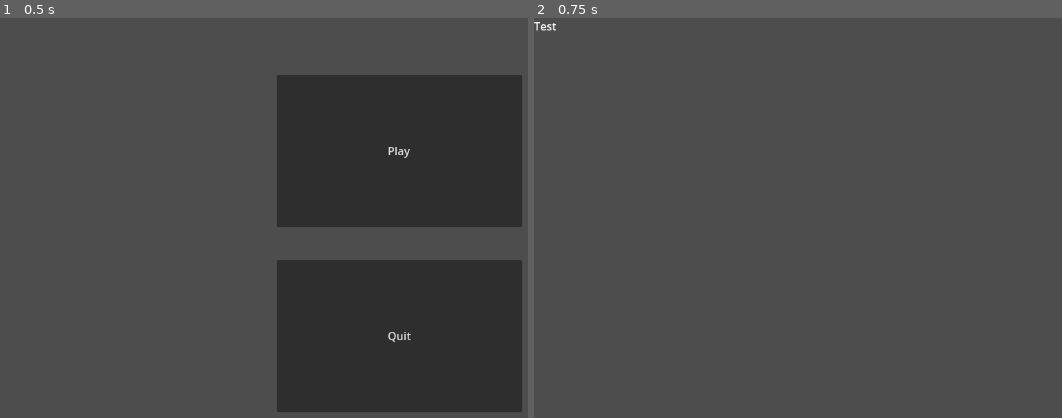
Above: before the commit, frames 1-2 (left to right).
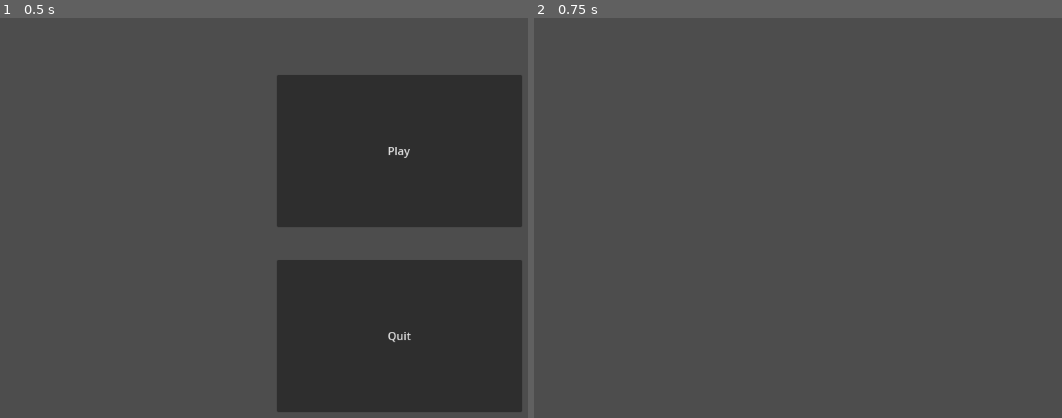
Above: after the commit, the same moments.

Repository: ZackTzeng/godot-meowland
Game: Godot game, scene res://scenes/main/main.tscn
The game is run twice, just before and just after one commit, with the same random seed, the same clock (stepped at 60 frames per second) and the same inputs.
Inputs:
- Up to frame 1 (0.5 s): no input
- Up to frame 2 (0.75 s): click "Play" at 0.5 s

Frame 1 is identical in both runs. In frame 2, less than 0.1% of the frame differs, in the area x 0-5%, y 1-4%.

Commit message:
Introduce functional game update logic

Diff:
--- a/scripts/data/cats.json
+++ b/data/cats.json
@@ -2,19 +2,19 @@
 	"pukka": {
 		"name": "Pukka",
 		"description": "a black and white cute cat!",
-		"attention_to_toy": 10,
+		"total_attention": 2,
 		"favourite_toy": "paper bag"
 	},
 	"peeble": {
 		"name": "Peeble",
 		"description": "a gray longhair cute cat!",
-		"attention_to_toy": 7,
+		"total_attention": 3,
 		"favourite_toy": "rubber ball"
 	},
 	"felix": {
 		"name": "Felix",
 		"description": "an orange and white shorthair cute cat!",
-		"attention_to_toy": 4,
+		"total_attention": 4,
 		"favourite_toy": "fishbowl"
 	}
 }
--- a/project.godot
+++ b/project.godot
@@ -17,7 +17,8 @@
 
 [autoload]
 
-JsonParser="*res://scripts/data/json_parser.gd"
+JsonParser="*res://scripts/json_parser.gd"
+GameManager="*res://scripts/game_manager.gd"
 
 [rendering]
 
--- a/saves/game_state.json
+++ /dev/null
@@ -1,4 +0,0 @@
-{
-	"room_items": {},
-	"room_cats": {}
-}
--- /dev/null
+++ b/saves/room_state.json
@@ -0,0 +1,22 @@
+{
+	"previous_end_time": 1685428943.42852,
+	"rewards": {
+		"felix": 56,
+		"peeble": 67,
+		"pukka": 58
+	},
+	"room_cats": [
+		"felix",
+		"peeble"
+	],
+	"room_items": {
+		"example_item": {
+			"occupant": "peeble",
+			"remaining_attention": 2
+		},
+		"example_item2": {
+			"occupant": "felix",
+			"remaining_attention": 2
+		}
+	}
+}
--- a/scenes/main/main.gd
+++ b/scenes/main/main.gd
@@ -3,7 +3,7 @@
 
 # Called when the node enters the scene tree for the first time.
 func _ready():
-	pass # Replace with function body.
+	pass
 
 
 # Called every frame. 'delta' is the elapsed time since the previous frame.
--- a/scenes/rooms/classic.gd
+++ b/scenes/rooms/classic.gd
@@ -3,9 +3,18 @@
 
 # Called when the node enters the scene tree for the first time.
 func _ready():
-	pass # Replace with function body.
+	var cats_dict = JsonParser.load_json_into_dict("res://data/cats.json")
+	var items_dict = JsonParser.load_json_into_dict("res://data/items.json")
+	var room_state_dict = JsonParser.load_json_into_dict("res://saves/room_state.json")
+	var new_room_state_dict = GameManager.update(room_state_dict, cats_dict, items_dict)
+	JsonParser.save_dict_to_json(new_room_state_dict, "res://saves/room_state.json")
+#	print_to_label(str(new_room_state_dict))
 
 
 # Called every frame. 'delta' is the elapsed time since the previous frame.
 func _process(delta):
 	pass
+
+
+func print_to_label(label_message):
+	get_node("Label").text = label_message
--- a/scenes/rooms/classic.tscn
+++ b/scenes/rooms/classic.tscn
@@ -8,4 +8,3 @@
 [node name="Label" type="Label" parent="."]
 offset_right = 1148.0
 offset_bottom = 643.0
-text = "Test"
--- a/scripts/game/game_manager.gd
+++ /dev/null
@@ -1,11 +0,0 @@
-extends Node
-
-
-# Called when the node enters the scene tree for the first time.
-func _ready():
-	pass # Replace with function body.
-
-
-# Called every frame. 'delta' is the elapsed time since the previous frame.
-func _process(delta):
-	pass
--- /dev/null
+++ b/scripts/game_manager.gd
@@ -0,0 +1,83 @@
+extends Node
+
+## GameManager contains functions that can manage the game state.
+##
+## GameManager contains the game state update logics. The update() function is called when a user starts the game.
+## The update_game_state_loop() is called for each game state loop, ie every 60 seconds.
+## Current assumptions:
+##  - no concept of food
+##  - all cats leave the same amount of reward_state
+##  - all cats' attentions to toy counters are the same
+##  - cats leave the full amount of rewards when the occupied item is removed or replaced prematurely
+##  - cats don't pick from their favourite toy
+##  - previous end time state is the new starting time when it should be the actual end time
+##
+## @tutorial:            https://the/tutorial1/url.com
+## @tutorial(Tutorial2): https://the/tutorial2/url.com
+
+
+# some explanation
+func update(_room_state_dict, _cats_data_dict, _items_data_dict):
+	var room_state_dict = _room_state_dict
+	var cats_data_dict = _cats_data_dict
+	var items_data_dict = _items_data_dict
+
+	var unit_time_counter = 10
+
+	var new_start_time = Time.get_unix_time_from_system()
+	var new_start_time_counter = int(new_start_time) / unit_time_counter
+
+	if room_state_dict['previous_end_time'] == 0:
+		room_state_dict['previous_end_time'] = new_start_time
+
+	var previous_end_time = room_state_dict['previous_end_time']
+	var previous_end_time_counter = int(previous_end_time) / unit_time_counter
+
+	var time_counter_elapsed = new_start_time_counter - previous_end_time_counter
+
+	while time_counter_elapsed > 0:
+		update_game_state_loop(room_state_dict, cats_data_dict, items_data_dict)
+		time_counter_elapsed = max(time_counter_elapsed - 1, 0)
+
+	room_state_dict['previous_end_time'] = new_start_time
+	return room_state_dict
+
+
+# some explanation
+func update_game_state_loop(_room_state_dict, _cats_data_dict, _items_data_dict):
+#	var time_elapsed = _time_elapsed
+	var room_state_dict = _room_state_dict
+	var cats_data_dict = _cats_data_dict
+	var items_data_dict = _items_data_dict
+
+	var room_items = room_state_dict['room_items'].keys()
+	for room_item in room_items:
+		# check if the room item has been occupied by a cat
+		if room_state_dict['room_items'][room_item]['occupant'] != '':
+#			var occupied_cat = room_state_dict['room_items'][room_item]['occupant']
+#			# reduce the cat's attention to toy counter by 1
+			room_state_dict['room_items'][room_item]['remaining_attention'] -= 1
+
+			# if the cat is no longer interested in the toy
+			if room_state_dict['room_items'][room_item]['remaining_attention'] == 0:
+				var cat_with_reward = room_state_dict['room_items'][room_item]['occupant']
+				var reward = 5
+				# update the cat's reward
+				if ! cat_with_reward in room_state_dict['rewards'].keys():
+					room_state_dict['rewards'][cat_with_reward] = 0
+				room_state_dict['rewards'][cat_with_reward] += reward
+				room_state_dict['room_items'][room_item]['occupant'] = ''
+#				room_state_dict['room_items'][room_item]['remaining_attention'] = 0
+				room_state_dict['room_cats'].erase(cat_with_reward)
+
+		# if the room item is not occupied by a cat
+		else:
+			var absent_cats = []
+			for cat in cats_data_dict.keys():
+				if not cat in room_state_dict['room_cats']:
+					absent_cats.append(cat)
+			var attracted_cat = absent_cats[RandomNumberGenerator.new().randi_range(0, absent_cats.size()-1)]
+			if attracted_cat != '':
+				room_state_dict['room_items'][room_item]['occupant'] = attracted_cat
+				room_state_dict['room_items'][room_item]['remaining_attention'] = cats_data_dict[attracted_cat]['total_attention'] - 1
+				room_state_dict['room_cats'].append(attracted_cat)
--- a/scripts/data/json_parser.gd
+++ b/scripts/json_parser.gd
@@ -6,3 +6,8 @@
 	var json_dict = JSON.parse_string(f.get_as_text())
 	f.close()
 	return json_dict
+
+
+func save_dict_to_json(_dict, json_file_path):
+	var f = FileAccess.open(json_file_path, FileAccess.WRITE)
+	f.store_line(JSON.stringify(_dict, "\t", true))
Renamed: scripts/data/items.json -> data/items.json
Not shown, added: misc/example_cat_reward_struct.md
Not shown, changed: misc/game_state_update_logic.md
